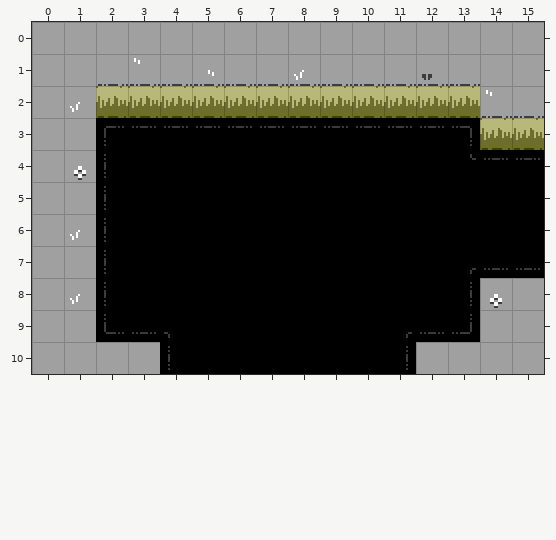
Level history. Tiled map: art/rooms/GrassyTest_Standard_ES.tmx. Above, as it was before the edit.
Cells are 16x16 px. Shown: x 0..15, y 0..10.
Once edited:
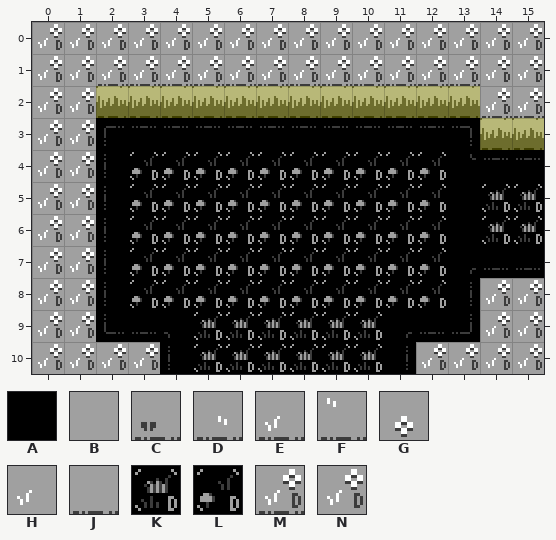
Key: from "DiscoFloorTiles": A 0 "floor"; from "MapTiles": B 2 "map", C 18 "map", D 19 "map", E 20 "map", F 21 "map", G 22 "map", H 23 "map", J 24 "map"; from "TechnicalTiles": K 1 "detail", L 3 "detail", M 17 "detail", N 18 "detail".
_ is an empty cell.
Commit: Add in a bunch of technical tiles in prep for the new room/floor gen
Edits made:
Layer "Base":
Tile A gives way to tile K in rows 5 to 6 at x 14 to 15; in rows 9 to 10 at x 5 to 10.
Tile A gives way to tile L in rows 4 to 8 at x 3 to 12.
Tile C gives way to tile M in row 1 at x 12.
Tile D gives way to tile M in row 1 at x 5.
Tile E gives way to tile M in row 1 at x 8.
Tile F gives way to tile M in row 1 at x 3; in row 2 at x 14.
Tile J gives way to tile M in row 1 at x 2, 4, 6 to 7, 9 to 11 and 13; in row 2 at x 15.
Tile B gives way to tile N in row 0 at x 0 to 15; in row 1 at x 0 to 1 and 14 to 15; in row 2 at x 0; in row 3 at x 0 to 1; in row 4 at x 0; in row 5 at x 0 to 1.
Tile B gives way to tile N in row 6 at x 0; in row 7 at x 0 to 1; in row 8 at x 0 and 15; in row 9 at x 0 to 1 and 14 to 15; in row 10 at x 0 to 3 and 12 to 15.
Tile G gives way to tile N in row 4 at x 1; in row 8 at x 14.
Tile H gives way to tile N in row 2 at x 1; in row 6 at x 1; in row 8 at x 1.
